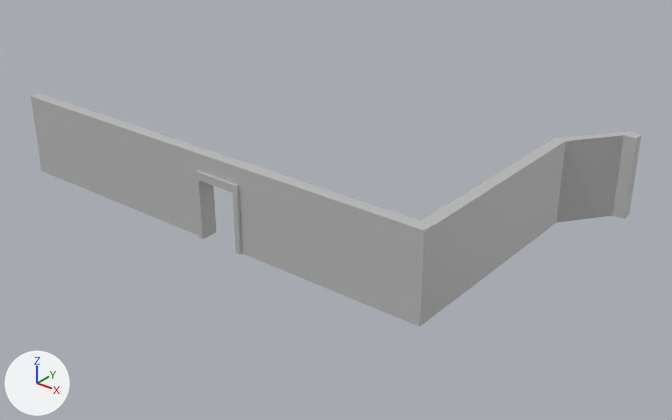
Before and after pictures for a commit that changed the FBX model Narcomancer/Assets/Prefabs/Envrioment/Structure/Structure_Wall_FrontWall_BottomFloor_fbx_v01.fbx.
One viewpoint serves both versions: a camera (50 mm lens) standing at (44.5, -44.8, 33.5) and looking at (0.4, 10.4, -0.7). The lights are fixed; the arrows at lower left show +X, +Y and +Z. Where no turn or scale is listed for an object, it has been applied to the vertices. Vertices at the same position are counted once.

The older version as bpy lines, for what is in view:
```python
me_mesh = bpy.data.meshes.new('Mesh')
me_mesh.from_pydata(...)  # 87 vertices, 84 faces; spans x -24.5..20.5, y -1.2..23.5, z 0.0..7.1
me_mesh.materials.append(mat_lambert1)  # grey #bcbcbc
ob_polysurface2 = bpy.data.objects.new('polySurface2', me_mesh)
ob_polysurface2.location = (0.0, 0.0, 0.0)
```
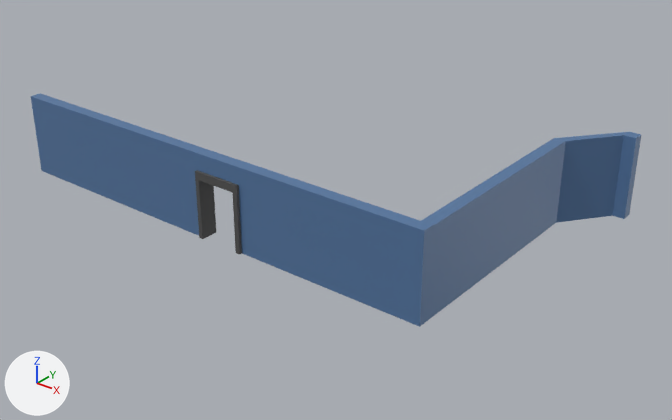
Pixel boxes (x1, y1, x2, y2) of what changed, in the pictures (672 x 420 px):
```json
{"part": 1, "of": "me_mesh", "change": "recoloured", "before": [196, 138, 566, 327], "after": [196, 138, 566, 327], "on screen": "grey to blue"}
{"part": 2, "of": "me_mesh", "change": "recoloured", "before": [555, 132, 641, 223], "after": [555, 132, 641, 223], "on screen": "grey to blue"}
{"part": 3, "of": "me_mesh", "change": "recoloured", "before": [31, 93, 205, 236], "after": [31, 93, 205, 236], "on screen": "grey to blue"}
{"part": 4, "of": "me_mesh", "change": "recoloured", "before": [195, 170, 242, 255], "after": [195, 170, 242, 255]}
```

Scene script edits in JSON lines:
```json
{"op": "add", "block": "mat_doorway", "code": ["mat_doorway = principled_material('Doorway')", "mat_doorway.base_color = (0.0819, 0.0819, 0.0819)  # dark grey #515151", "mat_doorway.roughness = 0.749"]}
{"op": "add", "block": "mat_walls", "code": ["mat_walls = principled_material('Walls')", "mat_walls.base_color = (0.0873, 0.18, 0.353)  # blue #5376a0"]}
{"block": "me_mesh", "where": "me_mesh.from_pydata(...)  # 87 vertices, 84 faces; spans x -24.5..20.5, y -1.2..23.5, z 0.0..7.1"}
{"block": "me_mesh", "where": "# used by ob_polysurface2; location = (0.0, 0.0, 0.0)"}
{"block": "me_mesh", "change": "me_mesh part 1: 25 of the faces centred in x -3.7..16.5, y -1.0..9.3, z 0.0..7.1 switch from mat_lambert1 (grey #bcbcbc) to mat_walls (blue #5376a0)"}
{"block": "me_mesh", "change": "me_mesh part 2: 9 of the faces centred in x 17.5..20.5, y 20.5..23.5, z 0.0..7.0 switch from mat_lambert1 (grey #bcbcbc) to mat_walls (blue #5376a0)"}
{"block": "me_mesh", "change": "me_mesh part 3: 8 of the faces centred in x -14.2, y -1.0..0.0, z 0.0..7.1 switch from mat_lambert1 (grey #bcbcbc) to mat_walls (blue #5376a0)"}
{"block": "me_mesh", "change": "me_mesh part 4: all 39 faces centred in x -3.9..0.4, y -1.2..0.3, z 0.0..5.6 switch from mat_lambert1 (grey #bcbcbc) to mat_doorway (dark grey #515151)"}
```
